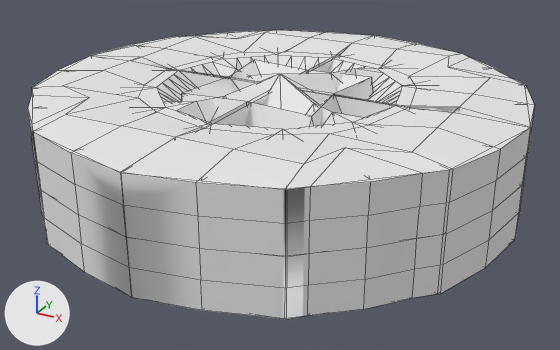
Two versions of the OBJ model Animation/models/wheel.obj, one commit apart.
Before and after are seen from a 50 mm lens placed at (0.528, -0.959, 0.418), pointed at (0.012, -0.021, -0.051). Lighting does not change. The marker at lower left points along +X, +Y and +Z. Mesh edges are drawn as thin lines. Where no turn or scale is listed for an object, it has been applied to the vertices.

Objects in the first picture: 'Circle_Circle.001', 'Cube'.
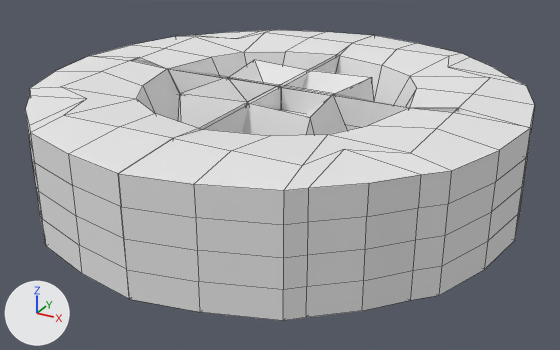
The newer file is also turned or shifted as a whole; pictures and numbers use the older file's frame.

Location of each change, [x1, y1, x2, y2] in pixels of the pictures (560 x 350 px):
'Cube', reshaped: before [28, 30, 535, 319]; after [25, 30, 535, 321]
'Circle_Circle.001', deleted: before [32, 52, 417, 319]
part 1 of me_cube, added: after [118, 86, 530, 321]
part 2 of me_cube, added: after [25, 56, 280, 299]
part 3 of me_cube, cut back: before [28, 55, 531, 319]; after [229, 32, 374, 86]

Edits to the bpy script that builds the scene:
```text
Change me_cube:
    used by ob_cube; location = (0.0, 0.0, 0.0)
    remove me_cube.from_pydata(...)  # 409 vertices, 428 faces, 1 loose edge; spans x -0.361..0.361, y -0.36..0.36, z -0.08..0.087
    add me_cube.from_pydata(...)  # 444 vertices, 432 faces, 4 loose edges; spans x -0.361..0.361, y -0.365..0.36, z -0.08..0.087
    me_cube part 1: a new loose piece of 111 vertices spanning x -0.003..0.361, y -0.365..0.009, z -0.08..0.087, in mat_material (white #e7e7e7)
    me_cube part 2: a new loose piece of 111 vertices spanning x -0.361..0.003, y -0.365..0.009, z -0.08..0.087, in mat_material (white #e7e7e7)
    me_cube part 3: 1 vertex moved from x -0.045, y -0.045, z 0.047 to x 0.0, y 0.0, z 0.047; 199 vertices removed from x -0.361..0.361, y -0.36..0.013, z -0.08..0.087; 12 vertices added at x 0.0, y 0.0..0.36, z -0.08..0.087
Remove ob_circle_circle_001:
    ob_circle_circle_001 = bpy.data.objects.new('Circle_Circle.001', me_circle_circle_001)
    ob_circle_circle_001.location = (0.0, 0.0, 0.0)
```
